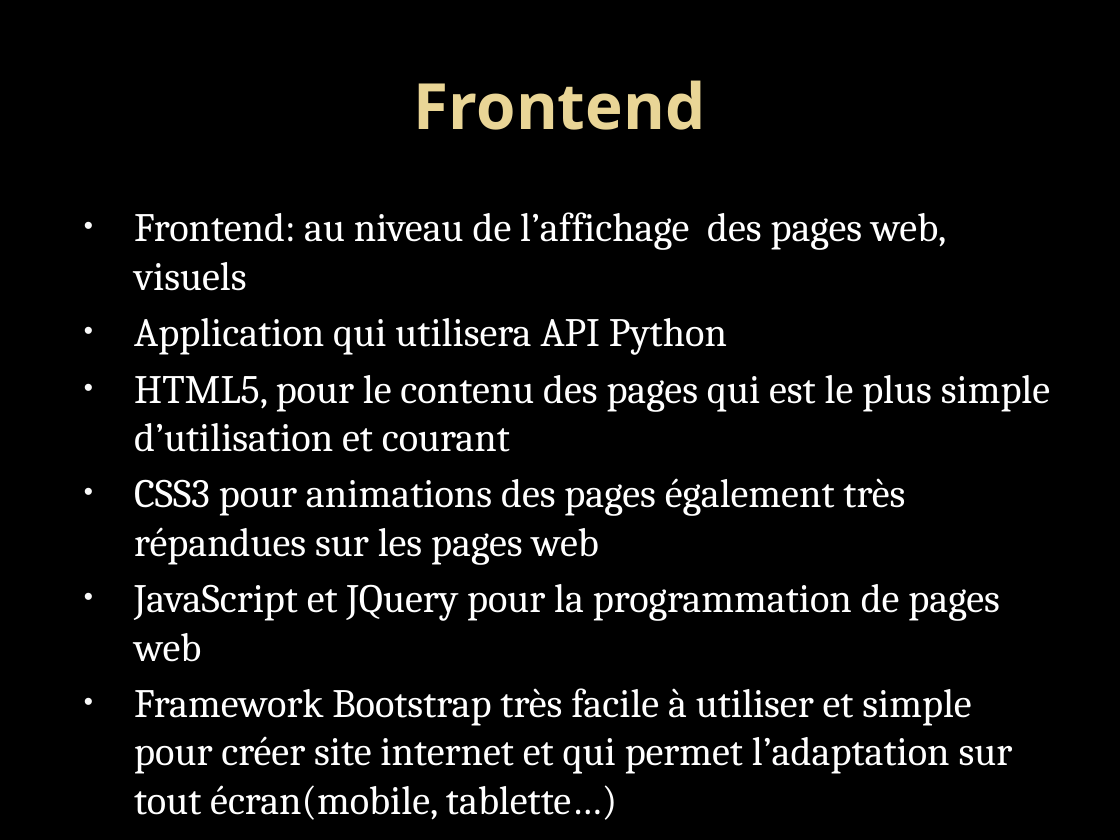
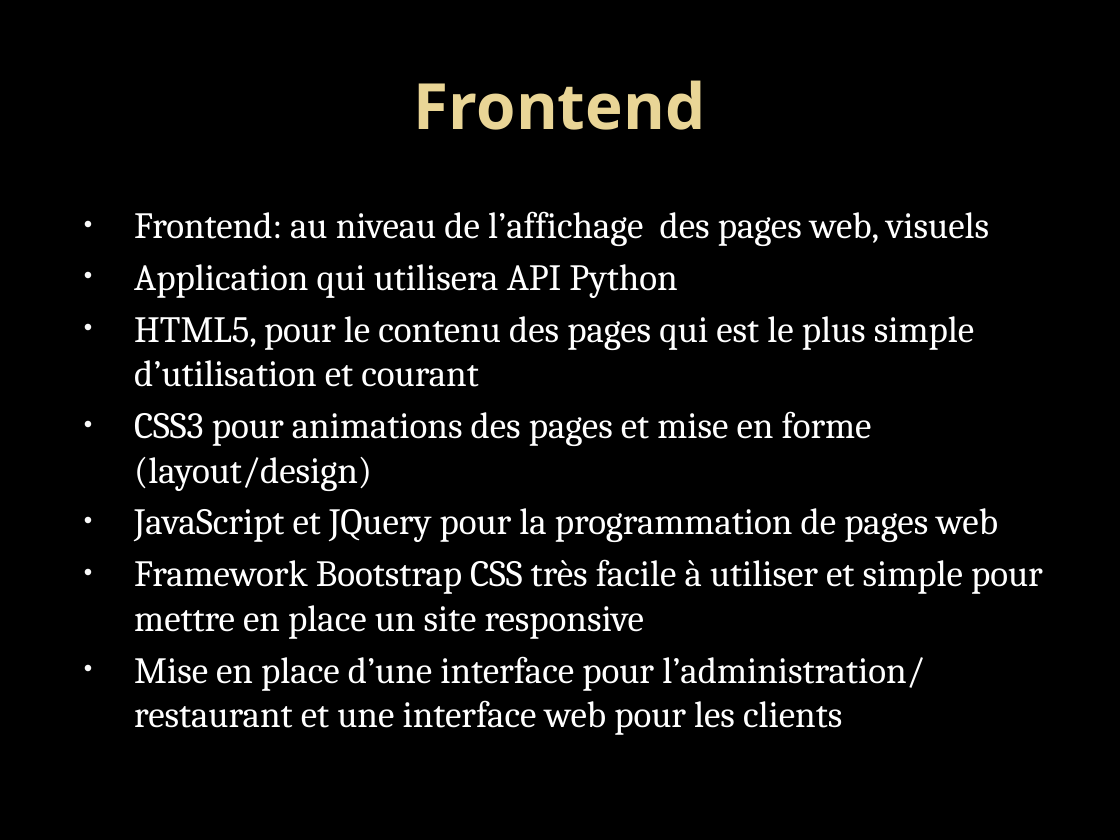
Before and after one commit to yannhamdi/projet4, a slide deck: slide 4 of Technique.pptx. Drawn at 1120x840 pixels with LibreOffice and Linux fonts; fonts in the diff are those of the drawing; background and template pictures are left out. Boxes give left, top, right and bottom in pixels: in the first picture for what was removed or moved away, otherwise in the second. Text is boxed around its words. In the diff, an @@ line names an element or a change of style, - is before the commit and + after.

Commit message:
modification slides

```diff
--- a/Technique.pptx
+++ b/Technique.pptx
@@ text at [134,211,998,542]: size 25.9 to 23.8 pt in "Frontend: au niveau de l’affichage des pages ...", "Application qui utilisera API Python", "HTML5, pour le contenu des pages qui ...", "JavaScript et JQuery pour la programmation de ..." @@
@@ text at [134,411,872,491]: text changed; size 25.9 to 23.8 pt @@
-• CSS3 pour animations des pages également très répandues sur les pages web
+• CSS3 pour animations des pages et mise en forme (layout/design)
@@ text at [134,559,1043,735]: text changed; size 25.9 to 23.8 pt @@
-• Framework Bootstrap très facile à utiliser et simple pour créer site internet et qui permet l’adaptation sur tout écran(mobile, tablette…)
+• Framework Bootstrap CSS très facile à utiliser et simple pour mettre en place un site responsive
+• Mise en place d’une interface pour l’administration/ restaurant et une interface web pour les clients
```
